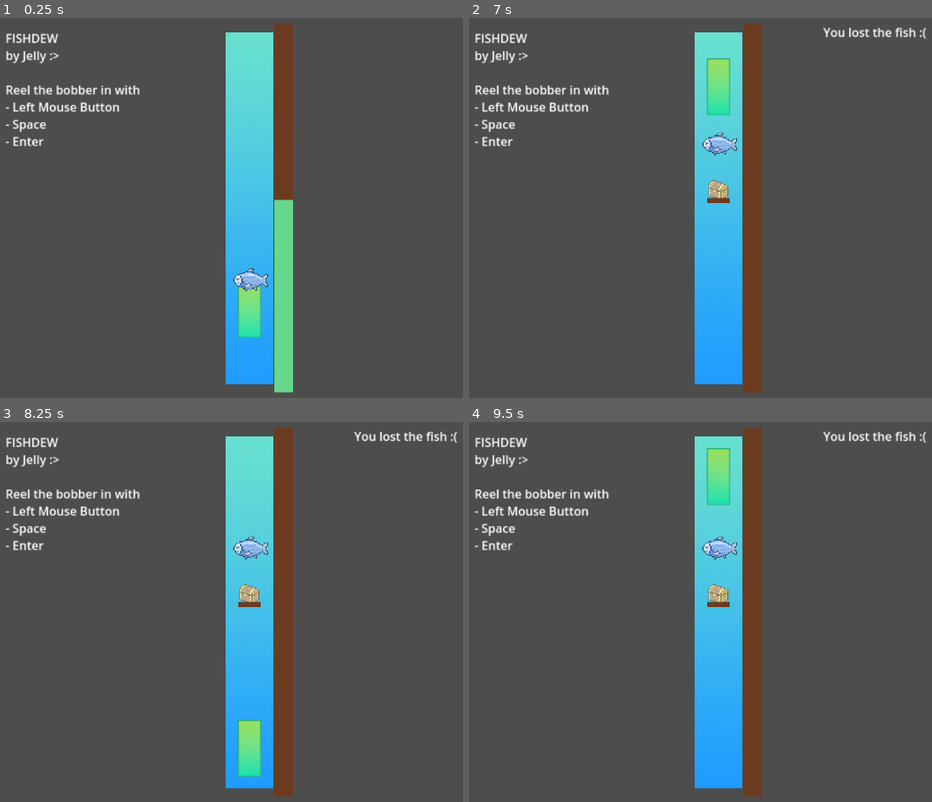
Above: before the commit, frames 1-4 (two rows, left to right).
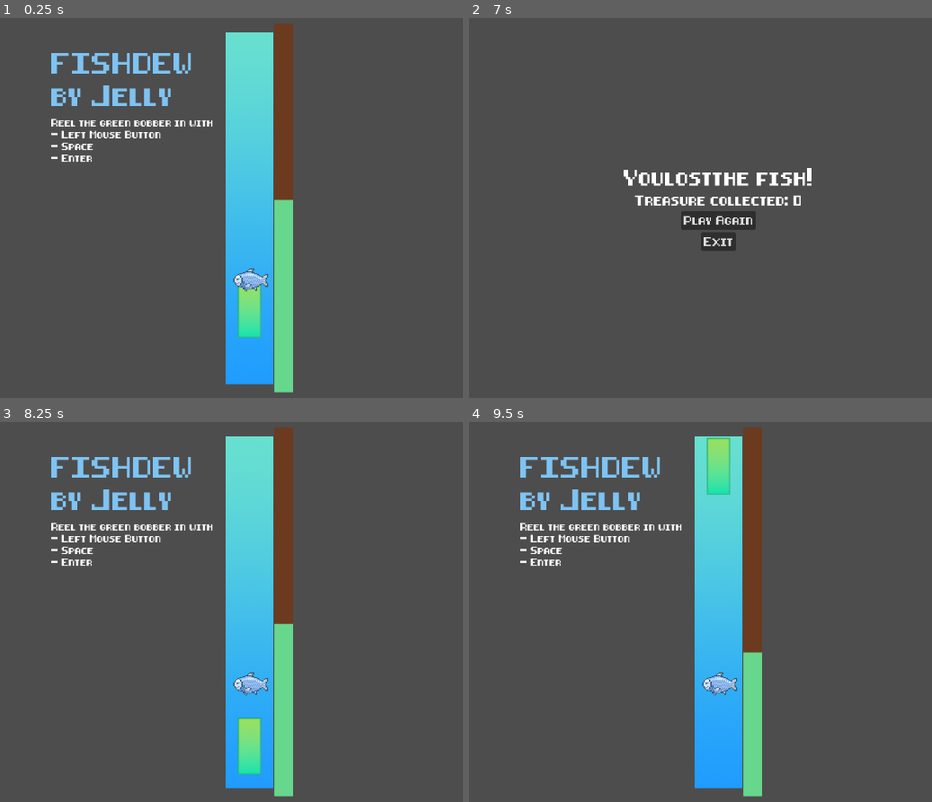
Above: after the commit, the same moments.

Repository: Anjellyrika/fishdew
Game: Godot game, scene res://src/main_level.tscn
Two runs of this game, one before a commit and one after it. Both use one fixed random seed, a clock stepped at 60 frames per second and the inputs below.
Inputs (mouse positions are in pixels of both pictures, inside the frame that each line leads up to):
- Up to frame 1 (0.25 s): no input
- Up to frame 2 (7 s): tap Enter at 0.5, 0.6, 2.1, 3.6, 5.1, 6.6 s; move the mouse to (908, 37) at 0.52 s; hold Space (up) 0.53-2.03 s; click (908, 37) at 0.67 s; move the mouse to (575, 227) at 1.27 s; tap F every 1.5 s from 1.35 to 5.85 s; click (575, 227) at 1.42 s; move the mouse to (788, 120) at 2.02 s; click (788, 120) at 2.17 s; move the mouse to (681, 287) at 2.77 s; hold Space (up) 2.78-4.28 s; click (681, 287) at 2.92 s; move the mouse to (outside the picture) at 3.52 s; click (outside the picture) at 3.67 s; move the mouse to (501, 147) at 4.27 s; click (501, 147) at 4.42 s; tap Space (up) at 4.52, 6.02, 6.77 s; move the mouse to (756, 208) at 5.02 s; hold Space (up) 5.03-5.78 s; click (756, 208) at 5.17 s; move the mouse to (612, 105) at 5.77 s; click (612, 105) at 5.92 s; move the mouse to (876, 189) at 6.52 s; click (876, 189) at 6.67 s
- Up to frame 3 (8.25 s): click (250, 623) at 7.25 s, where only the run after the commit has a clickable "Play Again"; move the mouse to (106, 631) at 8.02 s; hold Space (up) from 8.03 s (still down); tap F at 8.1 s; click (106, 631) at 8.17 s
- Up to frame 4 (9.5 s): keep holding Space (up); move the mouse to (788, 524) at 8.77 s; tap Enter at 8.85 s; click (788, 524) at 8.92 s

The runs differ from the first frame. In frame 1, 3.5% of the frame differs, in the area x 1-47%, y 4-38%; in frame 2, 16%, in the area x 1-99%, y 1-99%; in frame 3, 6.6%; in frame 4, 6.8%.

Commit message:
feat: add ending screen

Diff:
--- /dev/null
+++ b/EndScreen.gd
@@ -0,0 +1,19 @@
+extends Control
+
+func display_score(outcome, treasureScore):
+	$MarginContainer/VBoxContainer/Outcome.text = "You" + outcome + "the fish!"
+	$MarginContainer/VBoxContainer/TreasureCollected.text = "Treasure collected: " + str(treasureScore)
+
+func _on_play_again_pressed():
+	get_tree().reload_current_scene()
+
+func _on_exit_pressed():
+	get_tree().quit()
+
+func _on_progress_bar_win():
+	self.visible = true
+	display_score("caught", 0)
+
+func _on_progress_bar_lose():
+	self.visible = true
+	display_score("lost", 0)
--- a/src/Outcome.gd
+++ b/src/Outcome.gd
@@ -1,13 +1,13 @@
 extends RichTextLabel
 
-func _on_progress_bar_lose():
-	text = "You lost the fish :("
-	clear_text()
-
-func _on_progress_bar_win():
-	text = "You caught the fish!"
-	clear_text()
-
-func clear_text():
-	await get_tree().create_timer(3.0).timeout
-	text = ""
+#func _on_progress_bar_lose():
+#	text = "You lost the fish :("
+#	clear_text()
+#
+#func _on_progress_bar_win():
+#	text = "You caught the fish!"
+#	clear_text()
+#
+#func clear_text():
+#	await get_tree().create_timer(3.0).timeout
+#	text = ""
--- /dev/null
+++ b/src/end_screen.tscn
@@ -0,0 +1,79 @@
+[gd_scene load_steps=5 format=3 uid="uid://uuv6r24lldwk"]
+
+[ext_resource type="Script" path="res://EndScreen.gd" id="1_fldyc"]
+[ext_resource type="FontFile" uid="uid://bdpbpkhnq8lny" path="res://assets/8-bit-pusab.ttf" id="2_rwnjd"]
+
+[sub_resource type="LabelSettings" id="LabelSettings_1pnuh"]
+font = ExtResource("2_rwnjd")
+font_size = 21
+
+[sub_resource type="LabelSettings" id="LabelSettings_0ciq0"]
+font = ExtResource("2_rwnjd")
+font_size = 14
+
+[node name="EndScreen" type="Control"]
+layout_mode = 3
+anchors_preset = 15
+anchor_right = 1.0
+anchor_bottom = 1.0
+grow_horizontal = 2
+grow_vertical = 2
+script = ExtResource("1_fldyc")
+
+[node name="ColorRect" type="ColorRect" parent="."]
+layout_mode = 1
+anchors_preset = 15
+anchor_right = 1.0
+anchor_bottom = 1.0
+grow_horizontal = 2
+grow_vertical = 2
+color = Color(0.301961, 0.301961, 0.301961, 1)
+
+[node name="MarginContainer" type="MarginContainer" parent="."]
+layout_mode = 1
+anchors_preset = 8
+anchor_left = 0.5
+anchor_top = 0.5
+anchor_right = 0.5
+anchor_bottom = 0.5
+offset_left = -44.0
+offset_top = -33.0
+offset_right = 44.0
+offset_bottom = 33.0
+grow_horizontal = 2
+grow_vertical = 2
+
+[node name="VBoxContainer" type="VBoxContainer" parent="MarginContainer"]
+layout_mode = 2
+size_flags_horizontal = 0
+
+[node name="Outcome" type="Label" parent="MarginContainer/VBoxContainer"]
+layout_mode = 2
+text = "You [] the fish!"
+label_settings = SubResource("LabelSettings_1pnuh")
+horizontal_alignment = 1
+
+[node name="TreasureCollected" type="Label" parent="MarginContainer/VBoxContainer"]
+layout_mode = 2
+text = "Treasure collected: 0"
+label_settings = SubResource("LabelSettings_0ciq0")
+horizontal_alignment = 1
+
+[node name="Play Again" type="Button" parent="MarginContainer/VBoxContainer"]
+layout_mode = 2
+size_flags_horizontal = 4
+size_flags_vertical = 8
+theme_override_fonts/font = ExtResource("2_rwnjd")
+theme_override_font_sizes/font_size = 12
+text = "Play Again"
+
+[node name="Exit" type="Button" parent="MarginContainer/VBoxContainer"]
+layout_mode = 2
+size_flags_horizontal = 4
+size_flags_vertical = 4
+theme_override_fonts/font = ExtResource("2_rwnjd")
+theme_override_font_sizes/font_size = 12
+text = "Exit"
+
+[connection signal="pressed" from="MarginContainer/VBoxContainer/Play Again" to="." method="_on_play_again_pressed"]
+[connection signal="pressed" from="MarginContainer/VBoxContainer/Exit" to="." method="_on_exit_pressed"]
--- a/src/main_level.tscn
+++ b/src/main_level.tscn
@@ -1,10 +1,12 @@
-[gd_scene load_steps=10 format=3 uid="uid://dtbn7i43ffud3"]
+[gd_scene load_steps=12 format=3 uid="uid://dtbn7i43ffud3"]
 
 [ext_resource type="Texture2D" uid="uid://e6j3nuqccsvs" path="res://assets/background.png" id="1_2dg5d"]
 [ext_resource type="PackedScene" uid="uid://de6h5ffhco2kj" path="res://src/bobber.tscn" id="2_5ivr6"]
+[ext_resource type="PackedScene" uid="uid://uuv6r24lldwk" path="res://src/end_screen.tscn" id="2_btlaw"]
 [ext_resource type="PackedScene" uid="uid://sywnhmj87o7k" path="res://src/fish.tscn" id="4_7j1v3"]
 [ext_resource type="PackedScene" uid="uid://dgkyari10d2gs" path="res://src/chest_spawner.tscn" id="4_m0004"]
 [ext_resource type="Script" path="res://src/FishScore.gd" id="5_vnl4l"]
+[ext_resource type="FontFile" uid="uid://bdpbpkhnq8lny" path="res://assets/8-bit-pusab.ttf" id="6_1ljxg"]
 [ext_resource type="Script" path="res://src/Outcome.gd" id="6_rcakc"]
 
 [sub_resource type="RectangleShape2D" id="RectangleShape2D_hi66l"]
@@ -17,6 +19,34 @@
 bg_color = Color(0.4, 0.843137, 0.552941, 1)
 
 [node name="MainLevel" type="Node2D"]
+
+[node name="UILayer" type="CanvasLayer" parent="."]
+
+[node name="Title" type="RichTextLabel" parent="UILayer"]
+offset_left = 258.0
+offset_top = 66.0
+offset_right = 513.0
+offset_bottom = 233.0
+theme_override_colors/default_color = Color(0.494118, 0.764706, 0.94902, 1)
+theme_override_fonts/normal_font = ExtResource("6_1ljxg")
+theme_override_font_sizes/normal_font_size = 28
+text = "FISHDEW
+by Jelly"
+
+[node name="Controls" type="RichTextLabel" parent="UILayer"]
+offset_left = 258.0
+offset_top = 178.0
+offset_right = 520.0
+offset_bottom = 345.0
+theme_override_fonts/normal_font = ExtResource("6_1ljxg")
+theme_override_font_sizes/normal_font_size = 10
+text = "Reel the green bobber in with
+- Left Mouse Button
+- Space
+- Enter"
+
+[node name="EndScreen" parent="UILayer" instance=ExtResource("2_btlaw")]
+visible = false
 
 [node name="FishingRod" type="StaticBody2D" parent="."]
 
@@ -60,20 +90,6 @@
 script = ExtResource("5_vnl4l")
 fish = NodePath("../../Fish")
 
-[node name="Controls" type="RichTextLabel" parent="Control"]
-layout_mode = 0
-offset_left = 261.0
-offset_top = 76.0
-offset_right = 445.0
-offset_bottom = 243.0
-text = "FISHDEW
-by Jelly :>
-
-Reel the bobber in with
-- Left Mouse Button
-- Space
-- Enter"
-
 [node name="Outcome" type="RichTextLabel" parent="Control"]
 layout_mode = 0
 offset_left = 727.0
@@ -88,5 +104,5 @@
 
 [connection signal="body_entered" from="Fish" to="Fish" method="_on_body_entered"]
 [connection signal="body_exited" from="Fish" to="Fish" method="_on_body_exited"]
-[connection signal="Lose" from="Control/ProgressBar" to="Control/Outcome" method="_on_progress_bar_lose"]
-[connection signal="Win" from="Control/ProgressBar" to="Control/Outcome" method="_on_progress_bar_win"]
+[connection signal="Lose" from="Control/ProgressBar" to="UILayer/EndScreen" method="_on_progress_bar_lose"]
+[connection signal="Win" from="Control/ProgressBar" to="UILayer/EndScreen" method="_on_progress_bar_win"]
Binary file added: assets/8-bit-pusab.ttf
Not shown, added: assets/8-bit-pusab.ttf.import
